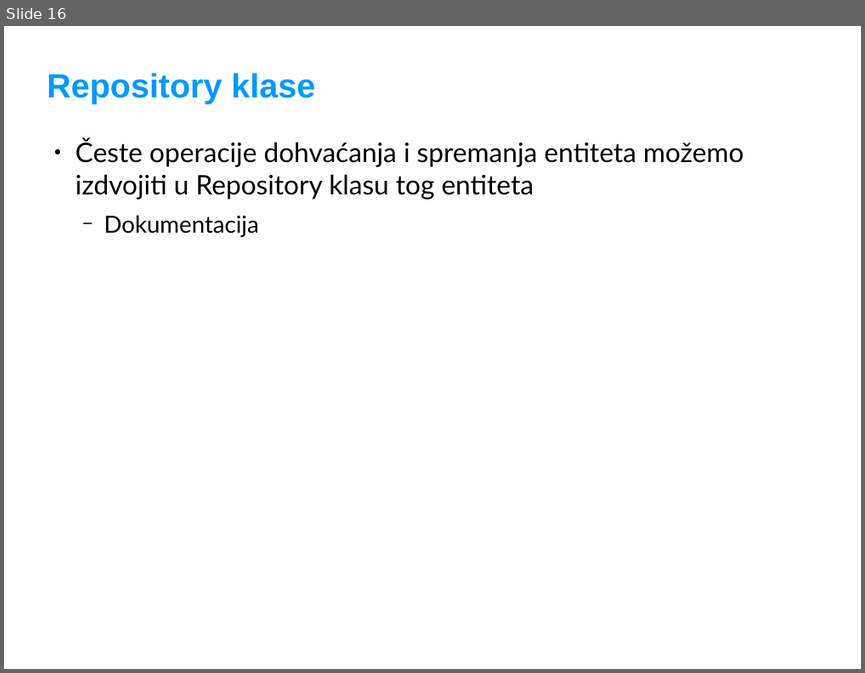
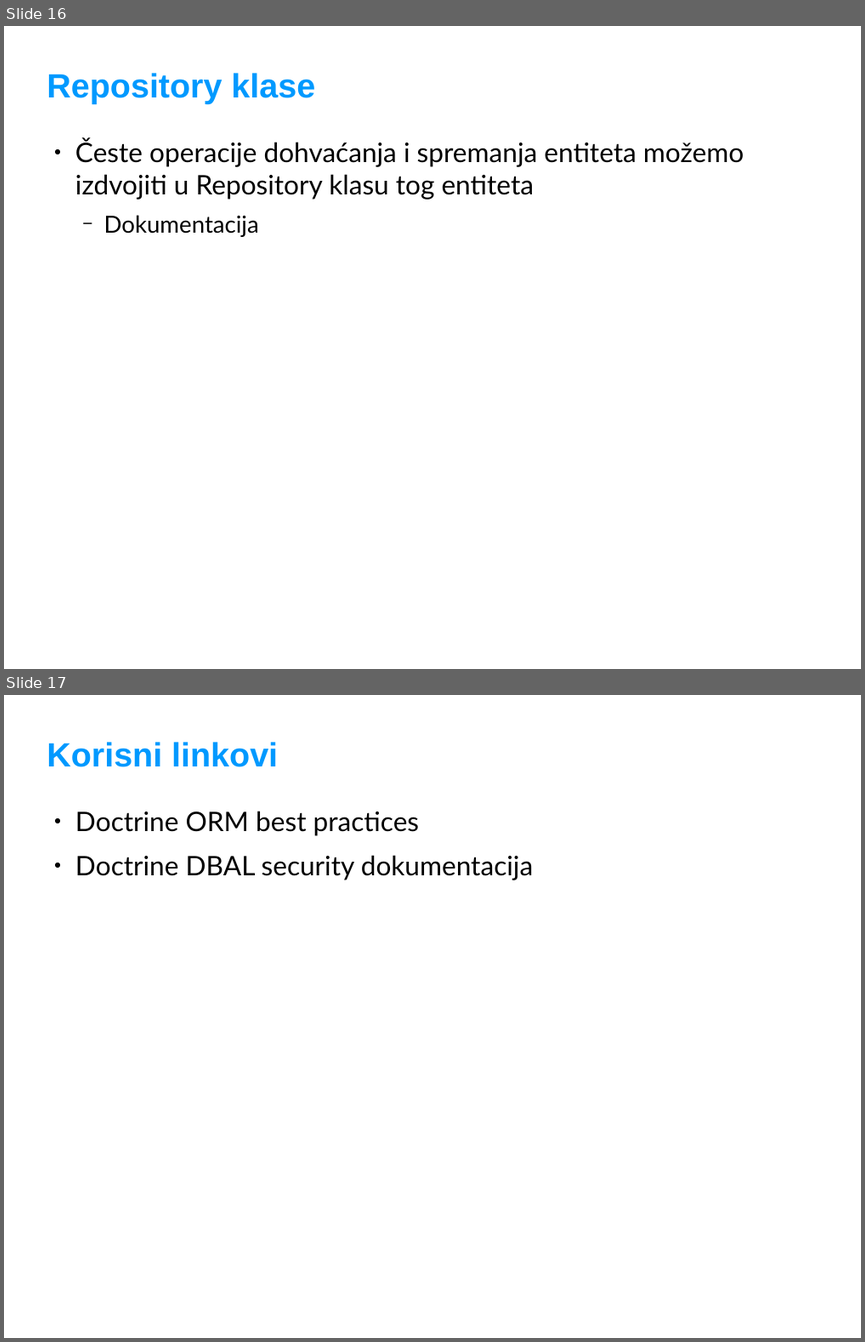
Before and after one commit to adriatichr/php-academy, a slide deck: predavanja/35 Doctrine ORM.odp. Shown one above the other, each under a label of ours: slide 16 before the commit, slides 16 and 17 after it. The pictures are 865x673 and 865x1342 pixels, drawn with LibreOffice and Linux fonts; fonts in the diff are those of the drawing; background and template pictures are left out. Boxes give left, top, right and bottom in pixels: in the first picture for what was removed or moved away, otherwise in the second. Text is boxed around its words. In the diff, an @@ line names an element or a change of style, - is before the commit and + after.

Commit message:
sitna poboljšanja u ORM prezentaciji

```diff
--- a/predavanja/35 Doctrine ORM.odp
+++ b/predavanja/35 Doctrine ORM.odp
@@ slide 17 added at (4, 695, 861, 1338), background #FFFFFF @@
@@ title added at (46, 742, 278, 767), 40 pt, text #0099FF, bold @@
+Korisni linkovi
@@ text added at (75, 811, 533, 880), 32 pt, text #000000 @@
+● Doctrine ORM best practices
+● Doctrine DBAL security dokumentacija
```
